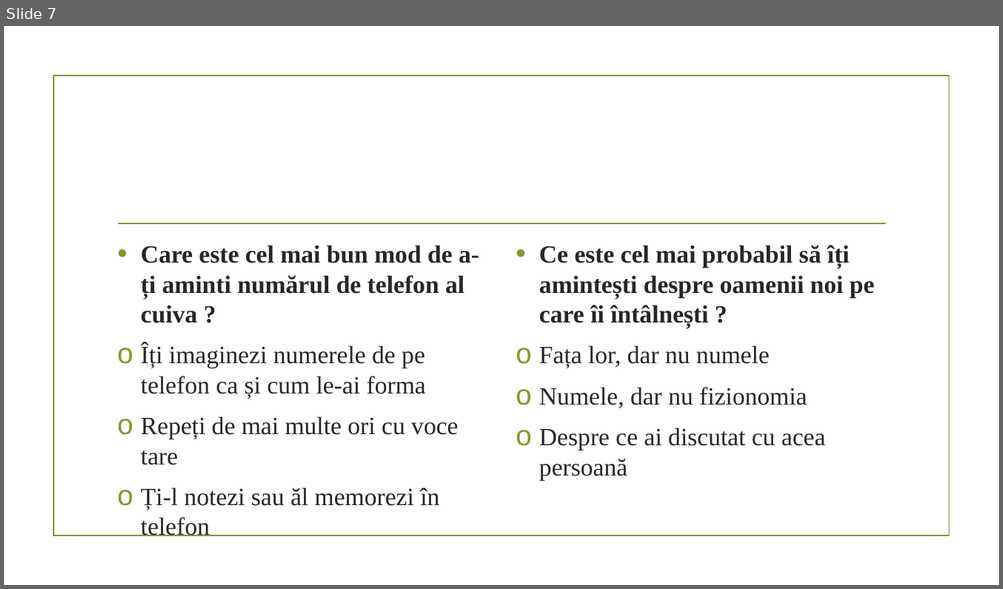
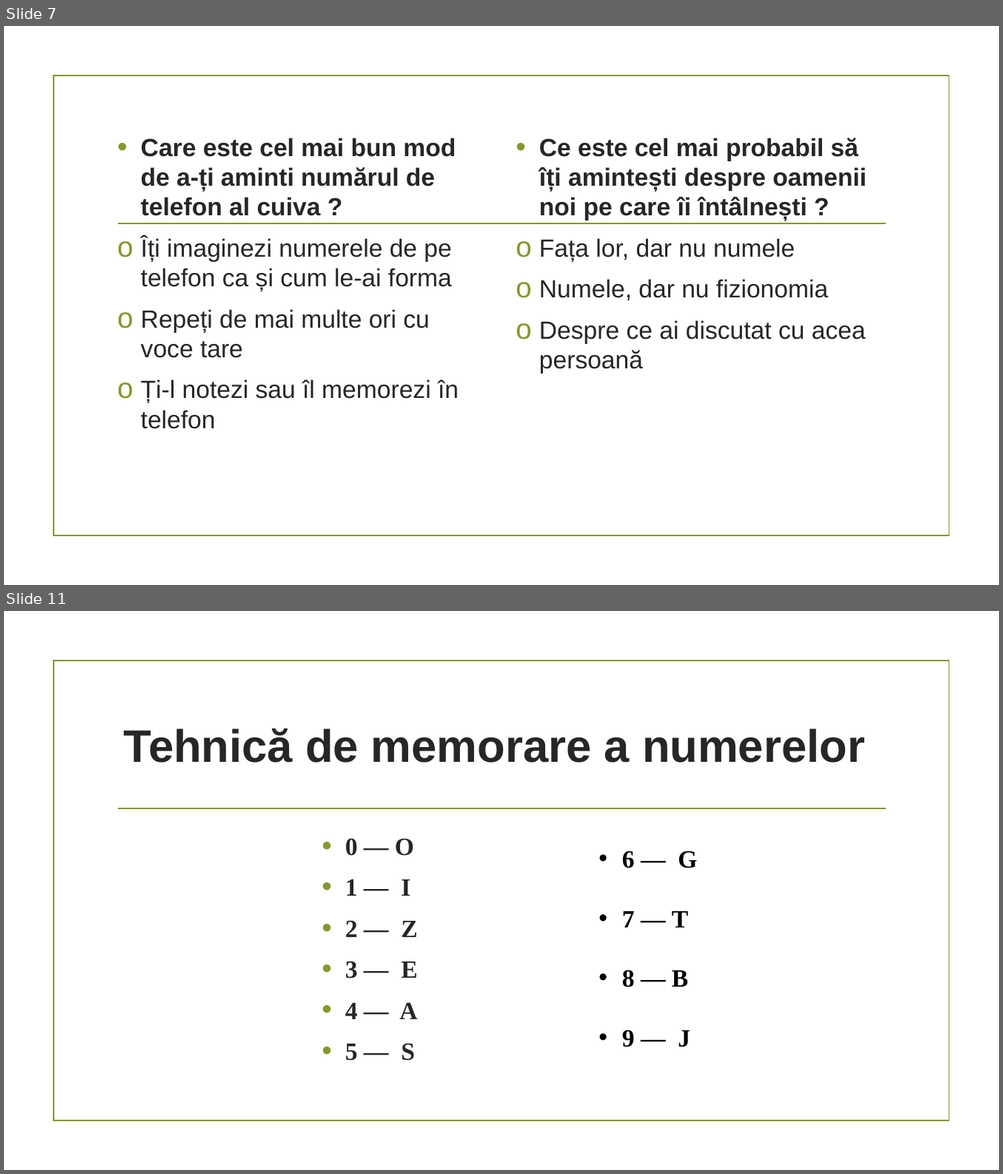
Before and after one commit to perleta/Proiect-PRACTICA, a slide deck: Modulul 3.pptx. Shown one above the other, each under a label of ours: slide 7 before the commit, slides 7 and 11 after it; the slides between them are not shown. The pictures are 1003x589 and 1003x1174 pixels, drawn with LibreOffice and Linux fonts; fonts in the diff are those of the drawing; background and template pictures are left out. Boxes give left, top, right and bottom in pixels: in the first picture for what was removed or moved away, otherwise in the second. Text is boxed around its words. In the diff, an @@ line names an element or a change of style, - is before the commit and + after.

```diff
--- a/Modulul 3.pptx
+++ b/Modulul 3.pptx
@@ slide 11 added at [4, 611, 999, 1170], background picture (left out); not listed: 2 template elements that a slide beside it also shows @@
@@ title added at [124, 728, 865, 763], 44 pt, text #262626, bold @@
+Tehnică de memorare a numerelor
@@ text added at [345, 838, 417, 1061], 24 pt, text #262626, bold @@
+• 0 — O
+• 1 — I
+• 2 — Z
+• 3 — E
+• 4 — A
+• 5 — S
@@ text added at [622, 851, 697, 1048], 24 pt, text #000000, bold @@
+• 6 — G
+• 7 — T
+• 8 — B
+• 9 — J
@@ slide 7 changed as well @@
@@ text "Care este cel mai bun ...": place and size @@
-text "Care este cel mai bun ..." at [141, 245, 479, 537]
+text "Care este cel mai bun ..." at [141, 138, 458, 429]
@@ text "Ce este cel mai probabil ...": place and size @@
-text "Ce este cel mai probabil ..." at [539, 245, 874, 480]
+text "Ce este cel mai probabil ..." at [539, 138, 866, 374]
@@ text "Ce este cel mai probabil ..." at [539, 138, 866, 374]: font Times New Roman to Arial @@
@@ text at [141, 138, 455, 358]: font Times New Roman to Arial in "Care este cel mai bun mod de ...", "Îți imaginezi numerele de pe telefon ca ...", "Repeți de mai multe ori cu voce ..." @@
@@ text at [141, 380, 458, 429]: text changed; font Times New Roman to Arial @@
-o Ți-l notezi sau ăl memorezi în telefon
+o Ți-l notezi sau îl memorezi în telefon
```
Also in this commit, not shown: 6 other slides changed, 4 other slides added.
